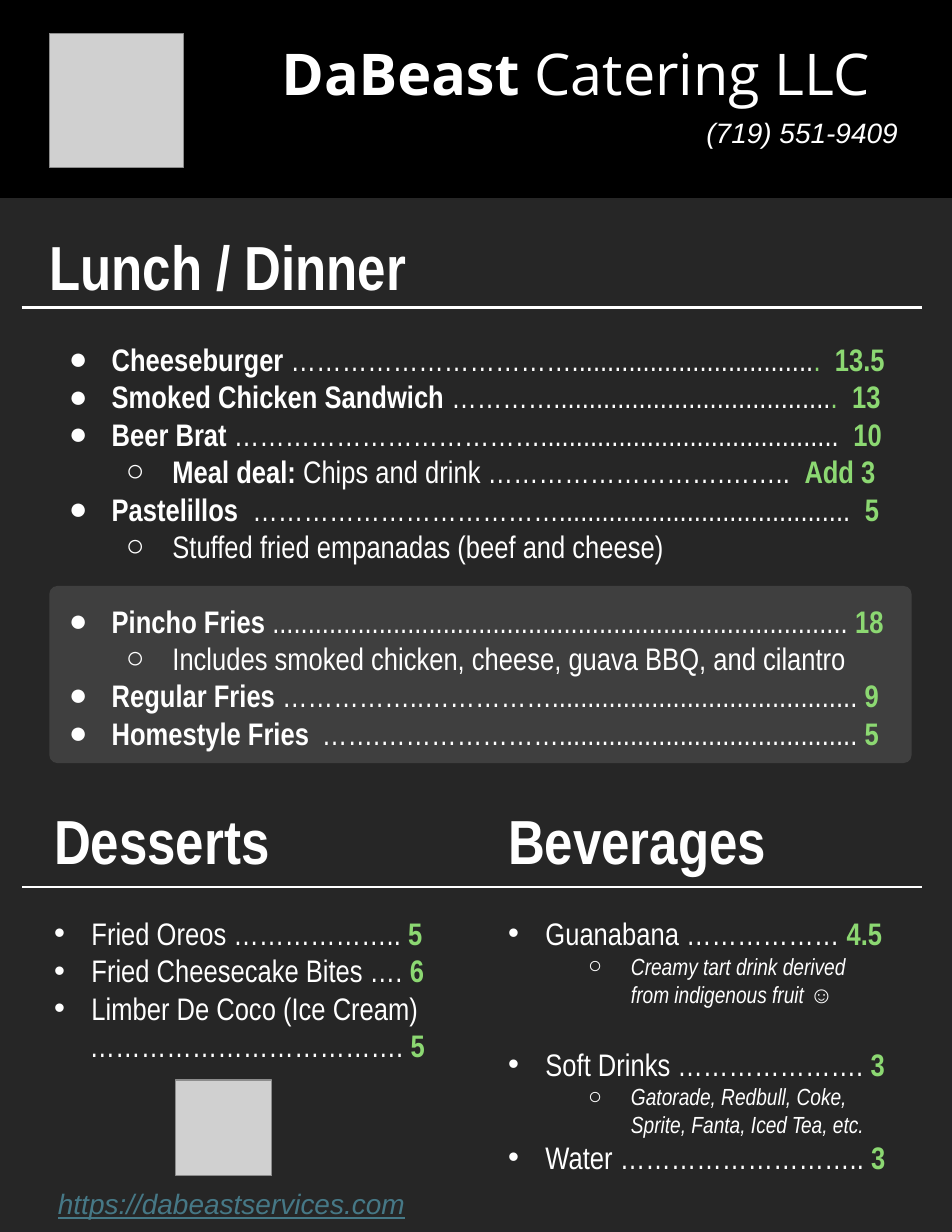
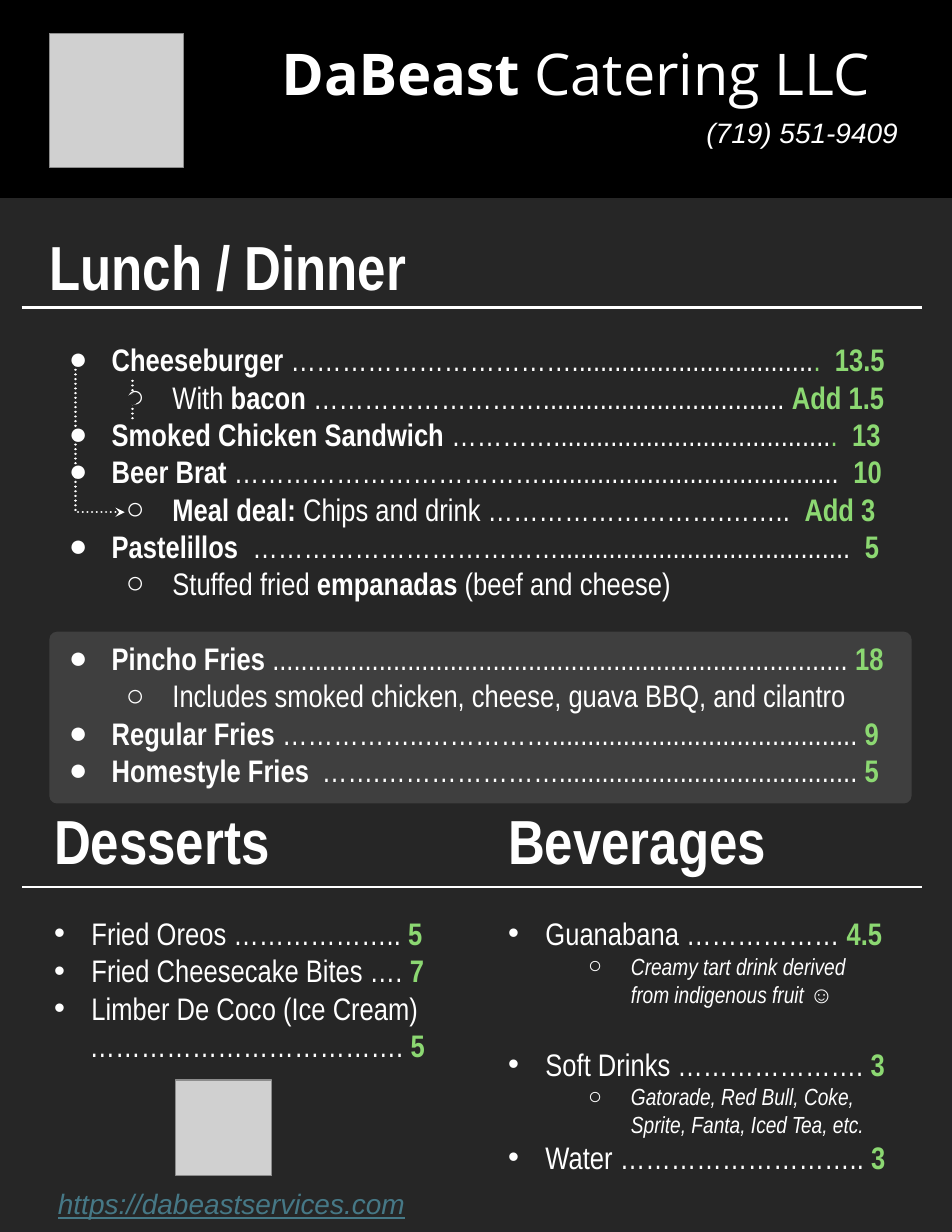
Before and after one commit to dabeastservices/dabeastservices.github.io, a slide deck: slide 1 of misc/Menu Letter 8.5 by 11 on 12-12-24/2_Letter_DaBeast Services Menu.pptx. Drawn at 952x1232 pixels with LibreOffice and Linux fonts; fonts in the diff are those of the drawing; grey boxes stand for pictures. Boxes give left, top, right and bottom in pixels: in the first picture for what was removed or moved away, otherwise in the second. Text is boxed around its words. In the diff, an @@ line names an element or a change of style, - is before the commit and + after.

```diff
--- a/misc/Menu Letter 8.5 by 11 on 12-12-24/2_Letter_DaBeast Services Menu.pptx
+++ b/misc/Menu Letter 8.5 by 11 on 12-12-24/2_Letter_DaBeast Services Menu.pptx
@@ elbow arrow added from (75, 365) to (124, 512), #FFFFFF 1.5 pt dashed @@
@@ line added from (132, 418) to (132, 377), #FFFFFF 1.5 pt dashed @@
@@ text at [172,386,885,410]: paragraph added @@
+  ○ With bacon ……………………….................................. Add 1.5
@@ ellipse added at [127,394,138,405], fill #262626 @@
@@ text at [172,572,671,601]: bold on in "empanadas" @@
@@ rounded rectangle: place and size @@
-rounded rectangle at [49,586,912,763]
+rounded rectangle at [49,632,912,803]
@@ text at [91,959,424,983]: text changed @@
-• Fried Cheesecake Bites …. 6
+• Fried Cheesecake Bites …. 7
@@ text at [631,1088,864,1138]: text changed @@
-  ○ Gatorade, Redbull, Coke,
-    Sprite, Fanta, Iced Tea, etc.
+  ○ Gatorade, Red Bull, Coke,
+    Sprite, Fanta, Iced Tea, etc.
```
Also in this commit, not shown: 16 other files.
